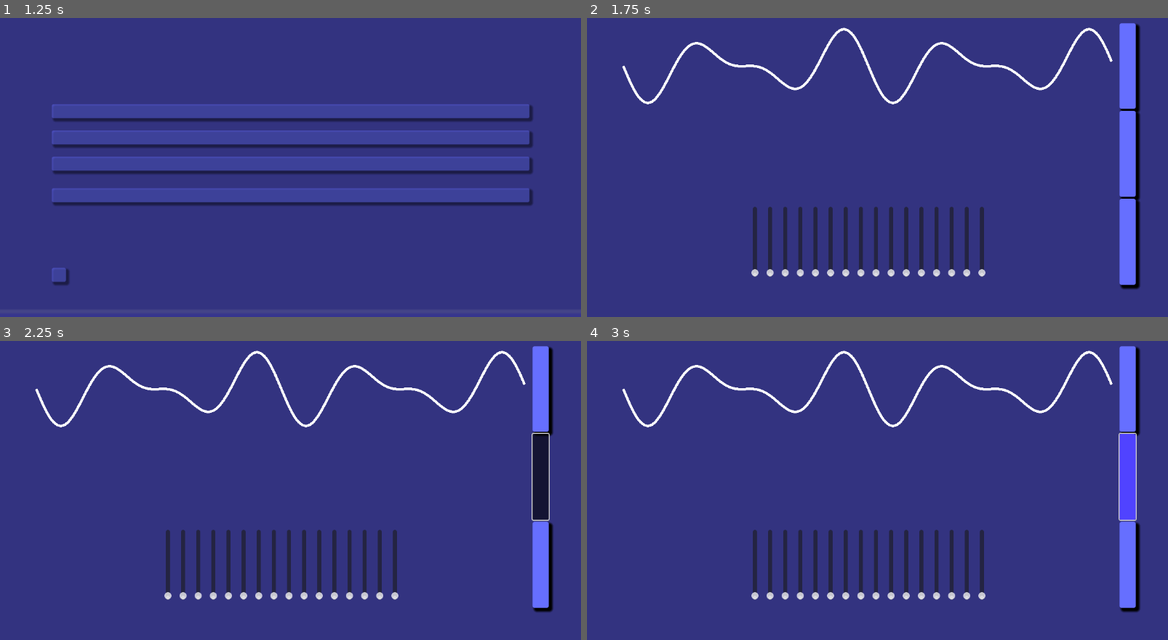
Above: before the commit, frames 1-4 (two rows, left to right).
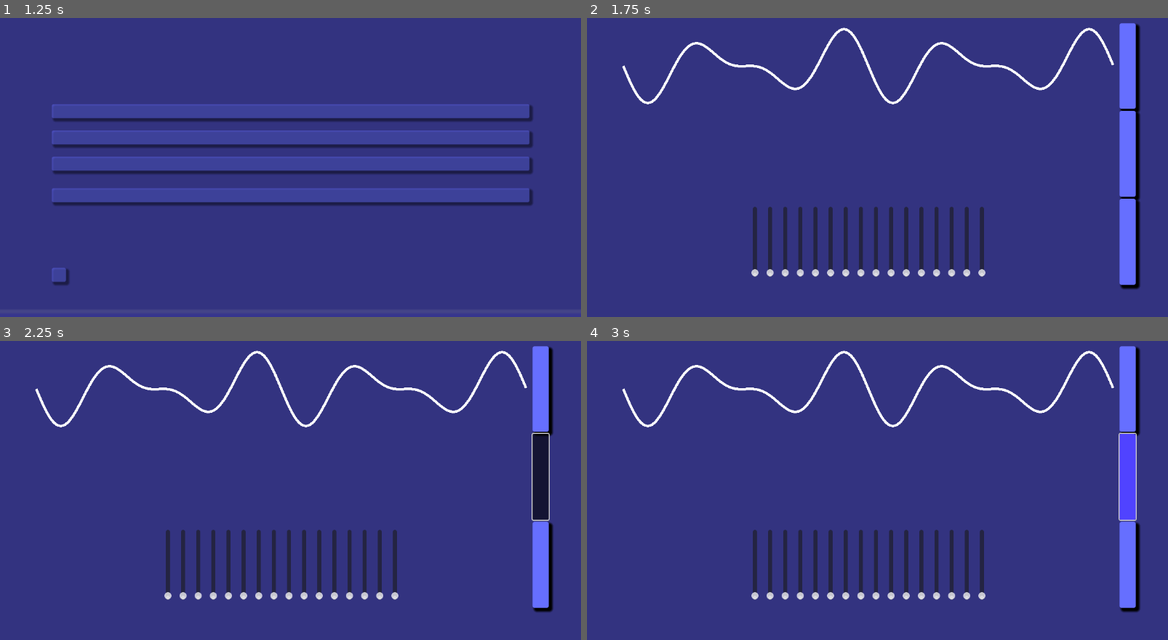
Above: after the commit, the same moments.

Repository: ViperZer0/minijam-179
Game: Godot game, scene res://scene/title/title.tscn
The game is run twice, just before and just after one commit, with the same random seed, the same clock (stepped at 60 frames per second) and the same inputs.
Inputs:
- Up to frame 1 (1.25 s): click "Start" at 0.5 s
- Up to frame 2 (1.75 s): click "Easy" at 1.25 s
- Up to frame 3 (2.25 s): click "Play" at 2 s
- Up to frame 4 (3 s): click "Play" at 2.75 s

Frame 1 is identical in both runs. In frame 2, less than 0.1% of the frame differs, in the area x 6-91%, y 3-29%; in frame 3, less than 0.1%; in frame 4, less than 0.1%.

Commit message:
Increased resolution on audio visualizer

Diff:
--- a/godot/component/audio_visualizer/audio_visualizer.tscn
+++ b/godot/component/audio_visualizer/audio_visualizer.tscn
@@ -36,7 +36,7 @@
 grow_horizontal = 2
 grow_vertical = 2
 script = ExtResource("1_dpli4")
-resolution = 256
+resolution = 1024
 harmonics = SubResource("Resource_3qtwt")
 y_scaling = 1.0
 
